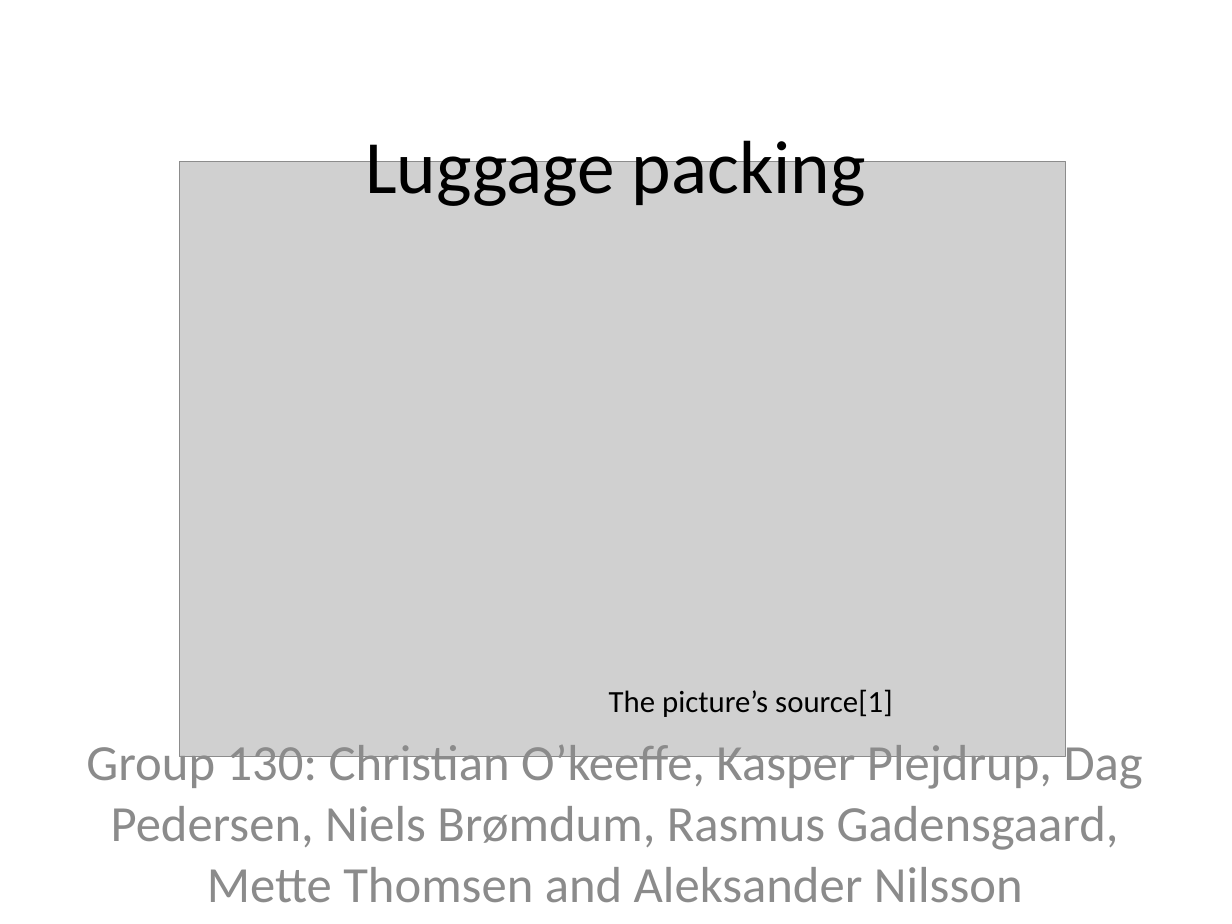
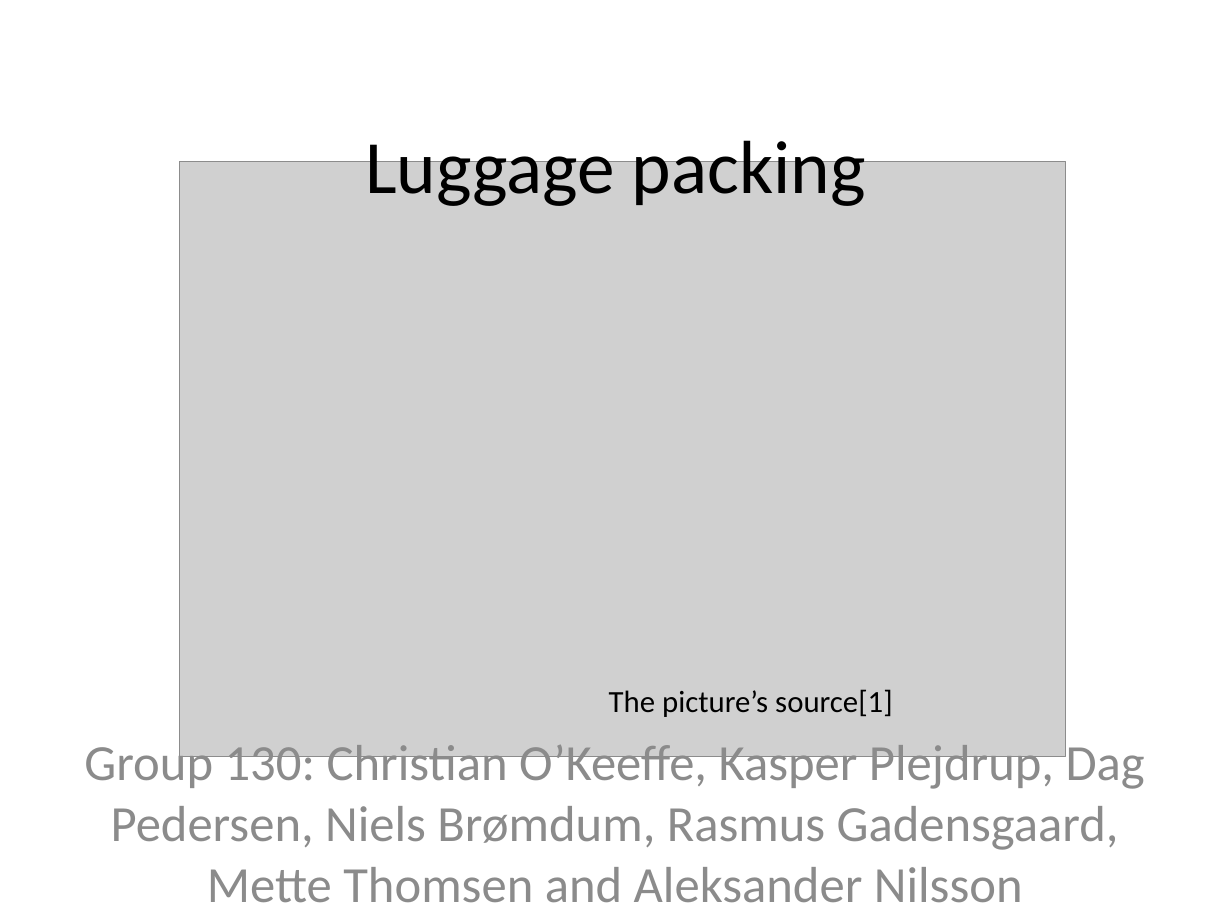
Before and after one commit to montelongoj/p2-b130-aau-2011, a slide deck: slide 1 of PP for status.pptx. Drawn at 1232x924 pixels with LibreOffice and Linux fonts; fonts in the diff are those of the drawing; grey boxes stand for pictures. Boxes give left, top, right and bottom in pixels: in the first picture for what was removed or moved away, otherwise in the second. Text is boxed around its words. In the diff, an @@ line names an element or a change of style, - is before the commit and + after.

```diff
--- a/PP for status.pptx
+++ b/PP for status.pptx
@@ subtitle at (84, 739, 1145, 903): text changed @@
-Group 130: Christian O’keeffe, Kasper Plejdrup, Dag Pedersen, Niels Brømdum, Rasmus Gadensgaard, Mette Thomsen and Aleksander Nilsson
+Group 130: Christian O’Keeffe, Kasper Plejdrup, Dag Pedersen, Niels Brømdum, Rasmus Gadensgaard, Mette Thomsen and Aleksander Nilsson
```
